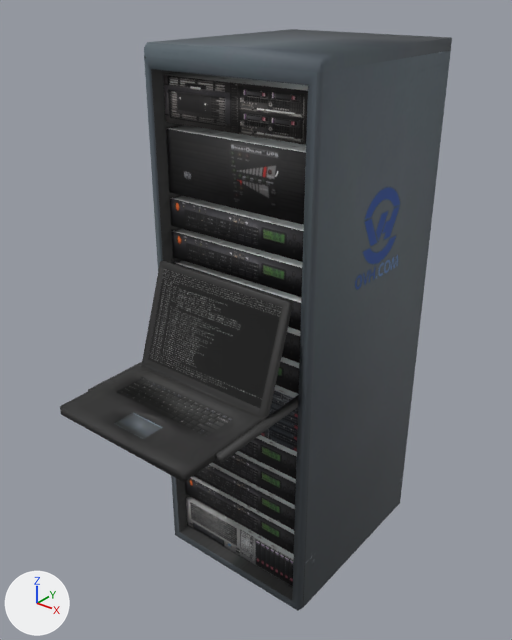
A saved change to the glTF model public/glTF/cabinets.glb.
Before and after are seen from a 50 mm lens placed at (3.71, -5.27, 5.64), pointed at (-0.02, -0.61, 2.75). The axes (+X, +Y, +Z) are drawn at lower left. The lights are the same throughout. Where no turn or scale is listed for an object, it has been applied to the vertices.

Objects in the first picture: '1u_server1', '1u_server2', '1u_server3', '1u_server4', '1u_server5', '1u_server6', '1u_server7', '1u_server8', '1u_server9', '2u_nas1', 'console', 'console_base_right', 'console_left', 'misc1', 'misc2', 'rack', 'ups'.
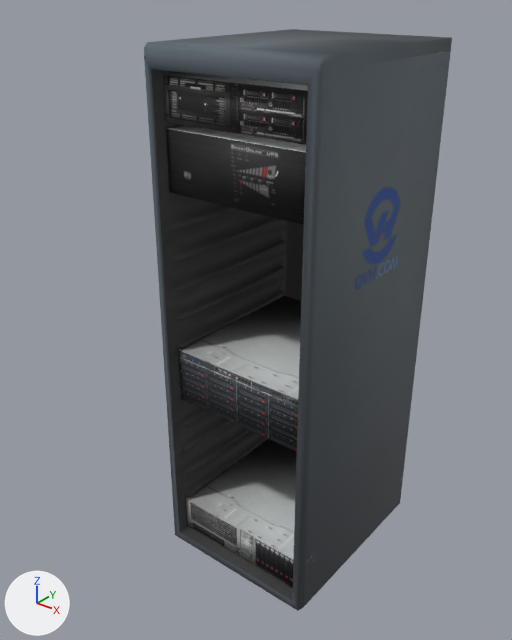
Location of each change, (x1, y1, x2, y2) in pixels of the pictures (512 x 640 px):
'console', deleted (black)
    before: (60, 261, 294, 482)
'1u_server9', deleted (black)
    before: (170, 196, 304, 262)
'1u_server8', deleted (black)
    before: (172, 229, 303, 297)
'1u_server1', deleted (black)
    before: (185, 476, 294, 554)
'1u_server2', deleted (black)
    before: (194, 463, 295, 530)
'1u_server3', deleted (black)
    before: (212, 451, 296, 505)
'1u_server4', deleted (black)
    before: (238, 435, 297, 479)
'1u_server7', deleted
    before: (173, 261, 301, 331)
'console_base_right', deleted (black)
    before: (215, 395, 298, 463)
'1u_server5', deleted (black)
    before: (276, 357, 299, 394)
'1u_server6', deleted (black)
    before: (282, 327, 300, 363)
'console_left', deleted
    before: (88, 362, 142, 391)
'2u_nas1', unchanged, uncovered by the edit
    before: (260, 385, 299, 452)
    after: (178, 296, 301, 452)
'misc1', unchanged, uncovered by the edit
    before: (186, 497, 294, 587)
    after: (186, 439, 297, 587)

Edits to the bpy script that builds the scene:
```text
Remove ob_console:
    ob_console = bpy.data.objects.new('console', me_console)
    ob_console.location = (0.0, 0.0, 0.0)
Remove ob_console_base_right:
    ob_console_base_right = bpy.data.objects.new('console_base_right', me_console_base_right)
    ob_console_base_right.location = (0.0, 0.0, 0.0)
Remove ob_console_left:
    ob_console_left = bpy.data.objects.new('console_left', me_console_left)
    ob_console_left.location = (0.0, 0.0, 0.0)
Remove ob_1u_server9:
    ob_1u_server9 = bpy.data.objects.new('1u_server9', me_1u_server9)
    ob_1u_server9.location = (0.0, 0.0, 0.0)
Remove ob_1u_server8:
    ob_1u_server8 = bpy.data.objects.new('1u_server8', me_1u_server8)
    ob_1u_server8.location = (0.0, 0.0, 0.0)
Remove ob_1u_server7:
    ob_1u_server7 = bpy.data.objects.new('1u_server7', me_1u_server7)
    ob_1u_server7.location = (0.0, 0.0, 0.0)
Remove ob_1u_server6:
    ob_1u_server6 = bpy.data.objects.new('1u_server6', me_1u_server6)
    ob_1u_server6.location = (0.0, 0.0, 0.0)
Remove ob_1u_server5:
    ob_1u_server5 = bpy.data.objects.new('1u_server5', me_1u_server5)
    ob_1u_server5.location = (0.0, 0.0, 0.0)
Remove ob_1u_server4:
    ob_1u_server4 = bpy.data.objects.new('1u_server4', me_1u_server4)
    ob_1u_server4.location = (0.0, 0.0, 0.0)
Remove ob_1u_server3:
    ob_1u_server3 = bpy.data.objects.new('1u_server3', me_1u_server3)
    ob_1u_server3.location = (0.0, 0.0, 0.0)
Remove ob_1u_server2:
    ob_1u_server2 = bpy.data.objects.new('1u_server2', me_1u_server2)
    ob_1u_server2.location = (0.0, 0.0, 0.0)
Remove ob_1u_server1:
    ob_1u_server1 = bpy.data.objects.new('1u_server1', me_1u_server1)
    ob_1u_server1.location = (0.0, 0.0, 0.0)
```
